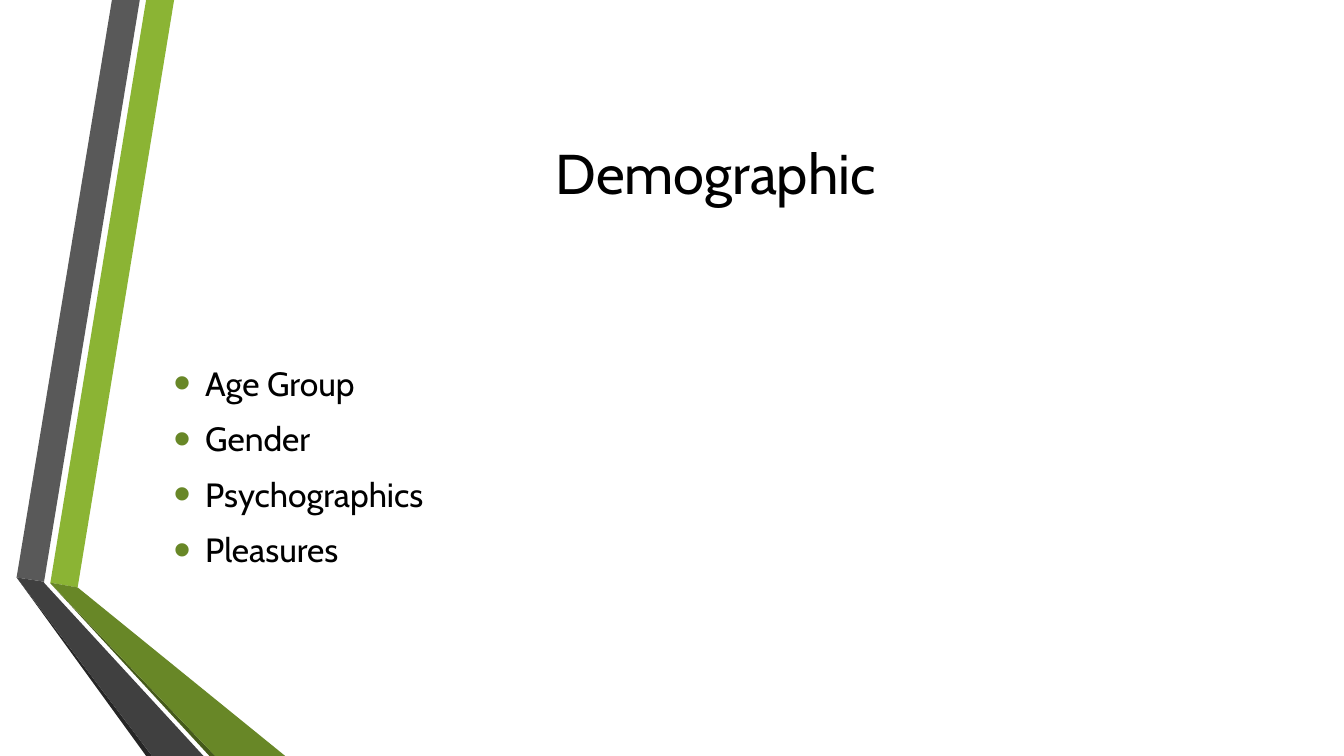
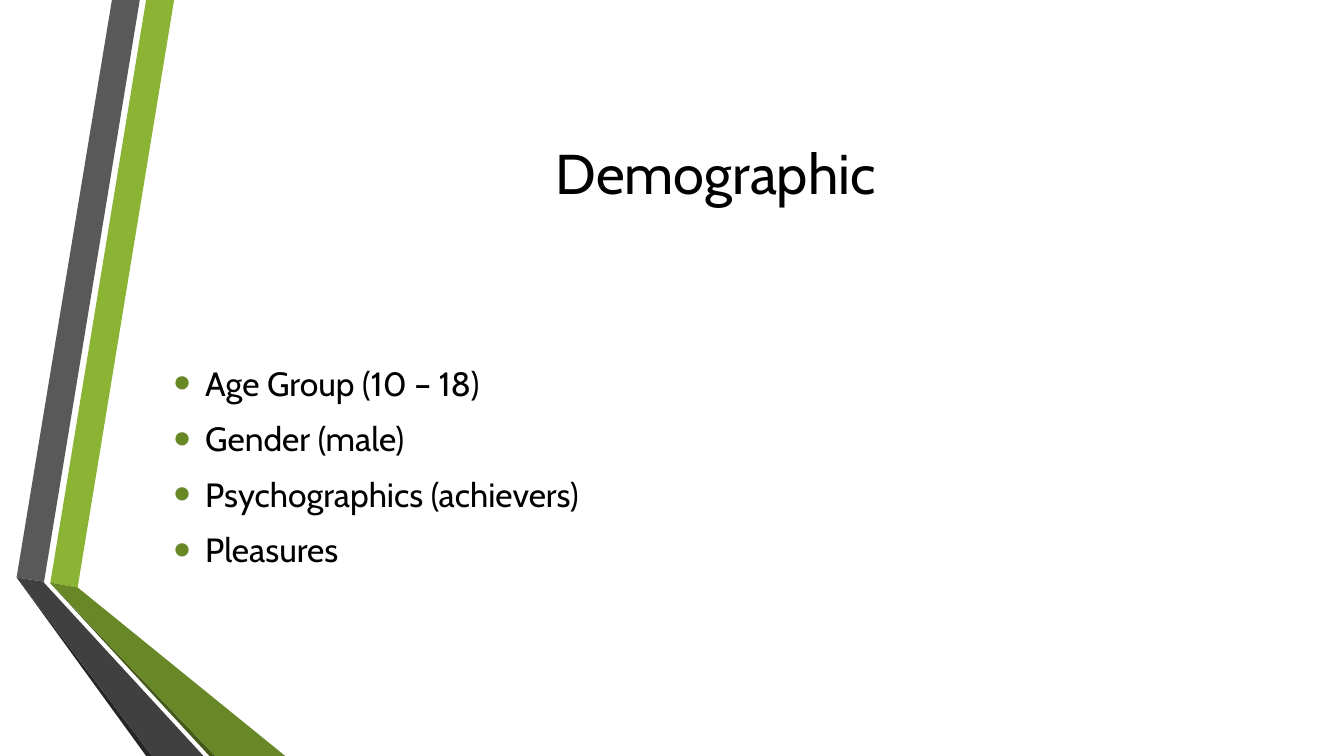
Before and after one commit to UoSGroupProjects1718/mgp-mpg-group-5, a slide deck: slide 4 of Management/Presentations/Initial presentation.pptx. Drawn at 1344x756 pixels with LibreOffice and Linux fonts; fonts in the diff are those of the drawing; background and template pictures are left out. Boxes give left, top, right and bottom in pixels: in the first picture for what was removed or moved away, otherwise in the second. Text is boxed around its words. In the diff, an @@ line names an element or a change of style, - is before the commit and + after.

```diff
--- a/Management/Presentations/Initial presentation.pptx
+++ b/Management/Presentations/Initial presentation.pptx
@@ text at (205,370,579,515): text changed @@
-• Age Group
-• Gender
-• Psychographics
+• Age Group (10 – 18)
+• Gender (male)
+• Psychographics (achievers)
```
Also in this commit, not shown: 4 other slides changed, 4 slides added, 3 slides removed.
